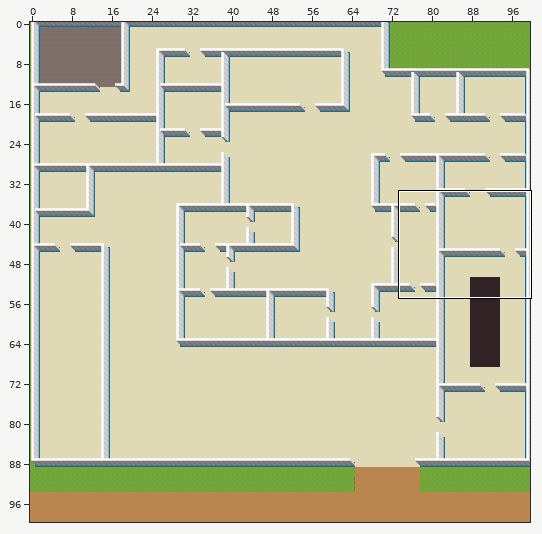
Tiled map: assets/map2.1.tmx. Above, an overview of the earlier version with the close-up marked.
Close-up. Earlier state:
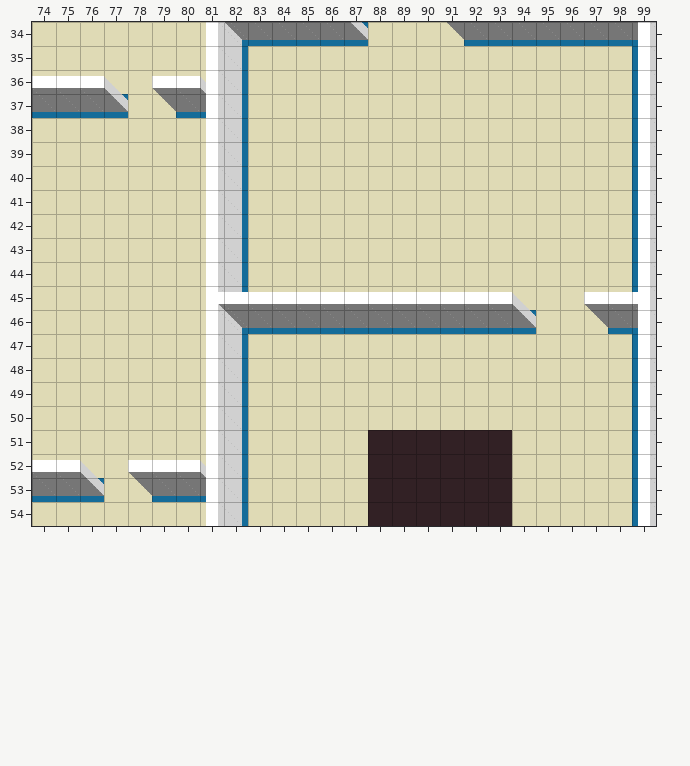
Cells are 32x32 px. Shown: x 74..99, y 34..54. The commit also changed other parts of the map, which this record leaves out.
And afterwards:
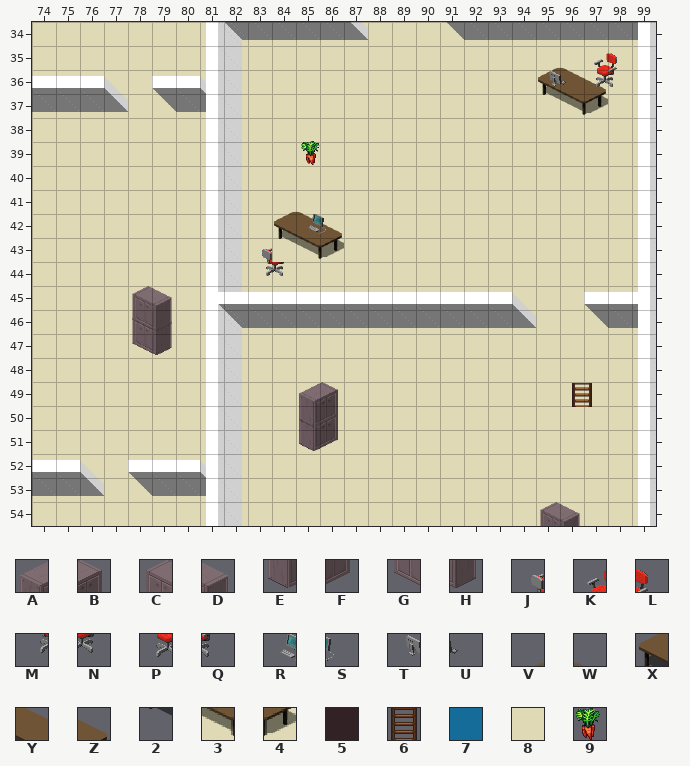
Key: from "OfficeFurniture": A 320, B 321, C 322, D 323, E 352, F 353, G 354, H 355, J 474, K 478, L 479, M 506, N 507, P 510, Q 511, R 600, S 601, T 604, U 605; from "tables": V 9, W 10, X 15, Y 16, Z 17, 2 21, 3 22, 4 23; from "terrain-assets": 5 33, 6 169, 7 391, 8 414, 9 970.
_ is an empty cell.
Objects are placed by their top-left corner, in cells (3,4 is the top-left corner of cell 3,4); size is 1x1 cell unless given.
Tiles replaced or removed in this view: 5, 7.
Tiles of an added or newly shown layer are drawn over the layers below it.
See-through tiles are keyed as they look on the map.
The edit:
Changed rows in their new state; . is an unchanged cell.
Layer "FloorAccessoriesBottom" (added):
first column x 95:
35 VW.
36 XYZ
37 234
first column x 78:
41 ......VW.
42 ......XYZ
43 .....J234
44 .....MN..
46 CD.......
47 GH.......
50 .......AB
51 .......EF
Layer "FloorAccessoriesTop" (added):
first column x 95:
35 ..KL
36 TUPQ
first column x 78:
42 .......RS
45 CD.......
46 GH.......
49 .......AB
50 .......EF
first column x 95:
54 CD
Layer "Collision" (now hidden):
first column x 74:
34 ........______....________
35 ........_................_
36 ........_................_
37 ____..___................_
38 ........_................_
39 ........_................_
40 ........_................_
41 ........_................_
42 ........_................_
43 ........_................_
44 ........_................_
45 ........_................_
46 ........_____________...__
47 ........_................_
48 ........_................_
49 ........_................_
50 ........_................_
51 ........_................_
52 ........_................_
53 ___..____................_
54 ........_................_
Layer "WallsAccessories":
first column x 88:
51 888888
52 888888
53 888888
54 888888
Layer "ObjectLayer" (now shown):
added: 9 "money7" at 85.2,39
added: 6 "guard6" at 96.4,49
